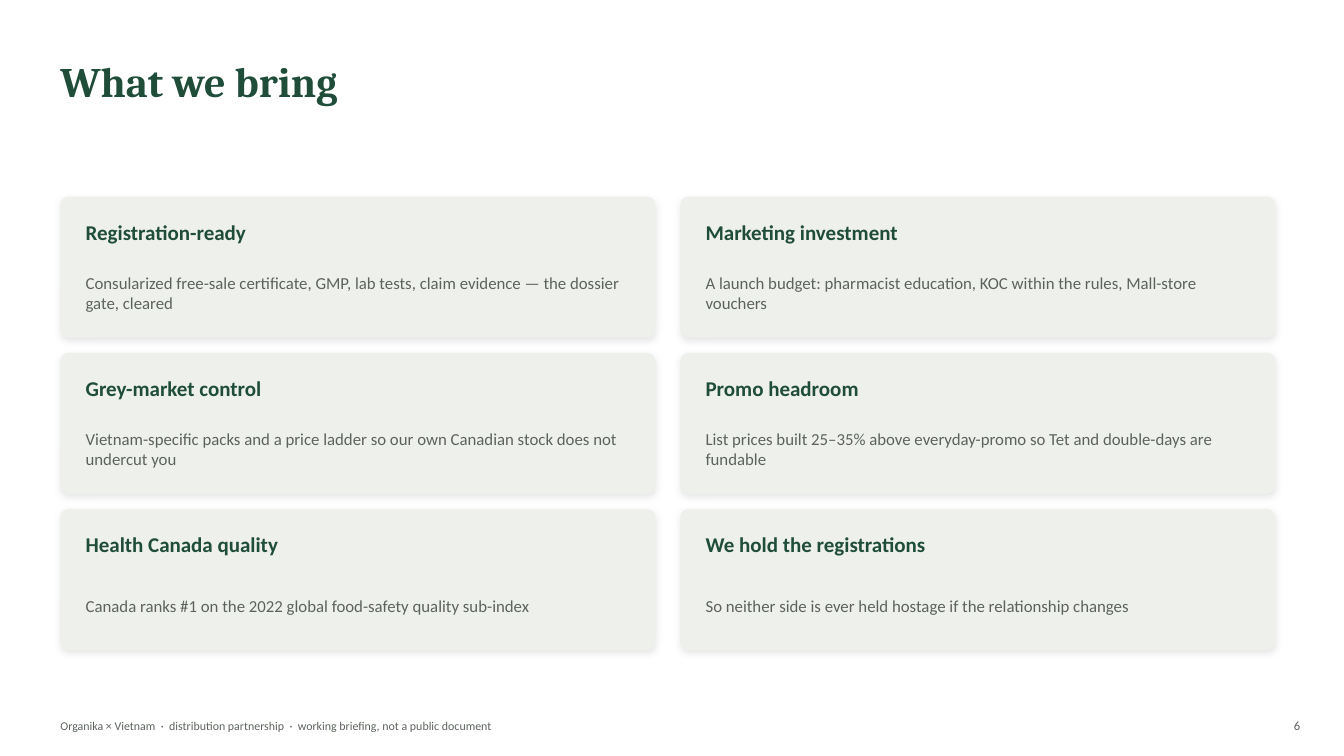
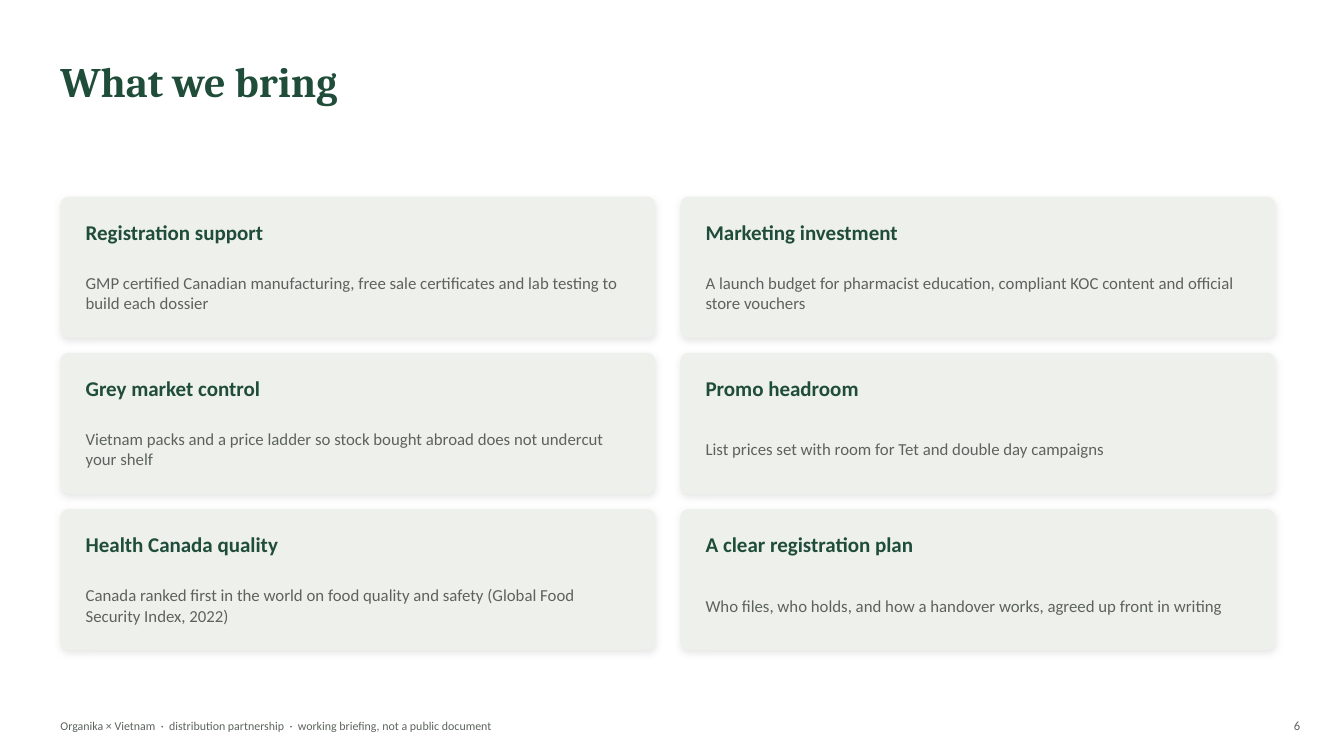
Before and after one commit to louisnto-cloud/my-first-project, a slide deck: slide 6 of vietnam-distributor-pitch.pptx. Drawn at 1344x756 pixels with LibreOffice and Linux fonts; fonts in the diff are those of the drawing. Boxes give left, top, right and bottom in pixels: in the first picture for what was removed or moved away, otherwise in the second. Text is boxed around its words. In the diff, an @@ line names an element or a change of style, - is before the commit and + after.

```diff
--- a/vietnam-distributor-pitch.pptx
+++ b/vietnam-distributor-pitch.pptx
@@ text at <box>86,225,263,244</box>: text changed @@
-Registration-ready
+Registration support
@@ text at <box>86,277,617,309</box>: text changed @@
-Consularized free-sale certificate, GMP, lab tests, claim evidence — the dossier gate, cleared
+GMP certified Canadian manufacturing, free sale certificates and lab testing to build each dossier
@@ text at <box>706,277,1233,309</box>: text changed @@
-A launch budget: pharmacist education, KOC within the rules, Mall-store vouchers
+A launch budget for pharmacist education, compliant KOC content and official store vouchers
@@ text at <box>86,381,260,400</box>: text changed @@
-Grey-market control
+Grey market control
@@ text at <box>86,433,603,468</box>: text changed @@
-Vietnam-specific packs and a price ladder so our own Canadian stock does not undercut you
+Vietnam packs and a price ladder so stock bought abroad does not undercut your shelf
@@ text at <box>706,443,1103,458</box>: text changed @@
-List prices built 25–35% above everyday-promo so Tet and double-days are fundable
+List prices set with room for Tet and double day campaigns
@@ text at <box>706,537,913,556</box>: text changed @@
-We hold the registrations
+A clear registration plan
@@ text at <box>86,589,574,625</box>: text changed @@
-Canada ranks #1 on the 2022 global food-safety quality sub-index
+Canada ranked first in the world on food quality and safety (Global Food Security Index, 2022)
@@ text at <box>706,600,1222,615</box>: text changed @@
-So neither side is ever held hostage if the relationship changes
+Who files, who holds, and how a handover works, agreed up front in writing
```
Also in this commit, not shown: 9 other slides changed.
